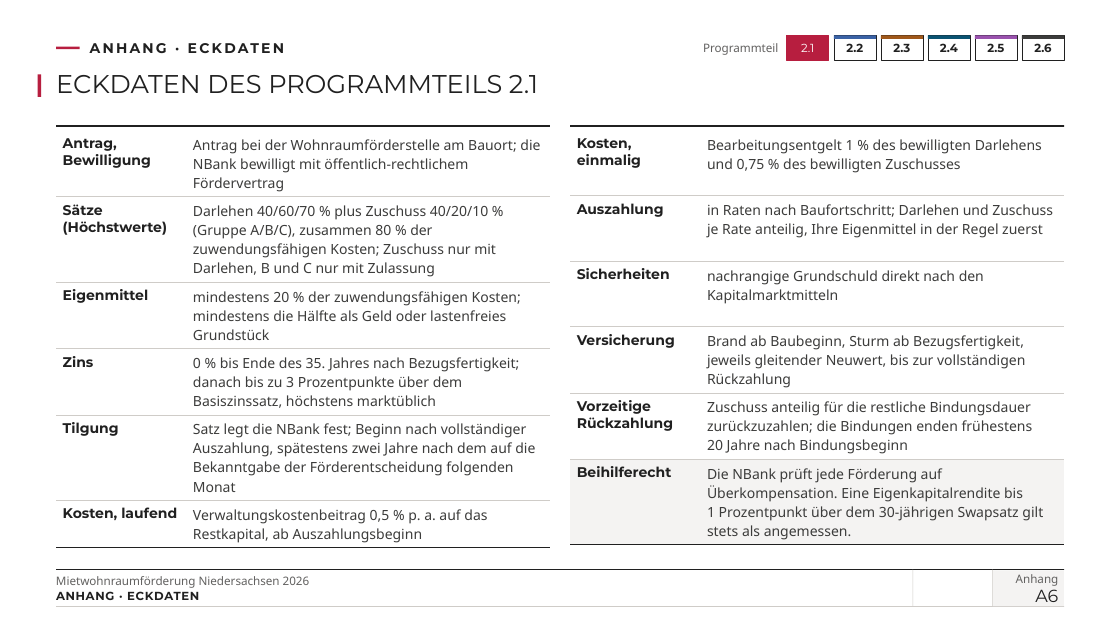
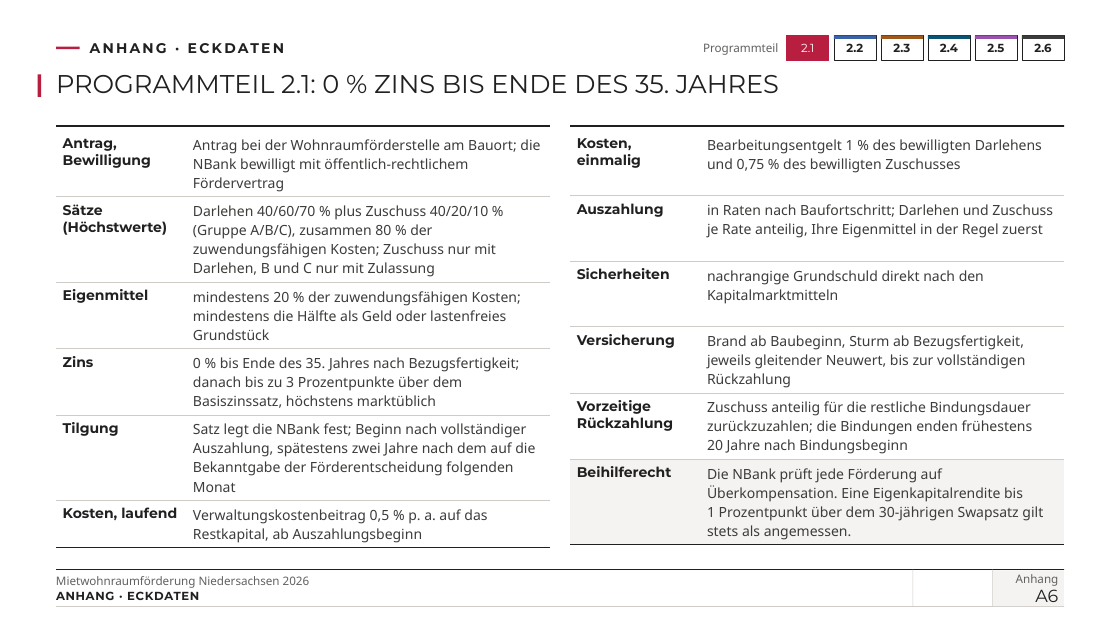
Before and after one commit to vgedaschko/NBank, a slide deck: slide 25 of praesentation/dist/PGN-Mietwohnraumfoerderung-Niedersachsen-2026-Vortrag.pptx. Drawn at 1120x630 pixels with LibreOffice and Linux fonts; fonts in the diff are those of the drawing; background and template pictures are left out. Boxes give left, top, right and bottom in pixels: in the first picture for what was removed or moved away, otherwise in the second. Text is boxed around its words. In the diff, an @@ line names an element or a change of style, - is before the commit and + after.

```diff
--- a/praesentation/dist/PGN-Mietwohnraumfoerderung-Niedersachsen-2026-Vortrag.pptx
+++ b/praesentation/dist/PGN-Mietwohnraumfoerderung-Niedersachsen-2026-Vortrag.pptx
@@ title at (56,75,779,93): text changed @@
-ECKDATEN DES PROGRAMMTEILS 2.1
+PROGRAMMTEIL 2.1: 0 % ZINS BIS ENDE DES 35. JAHRES
```
Also in this commit, not shown: 24 other slides changed, 43 other files.
